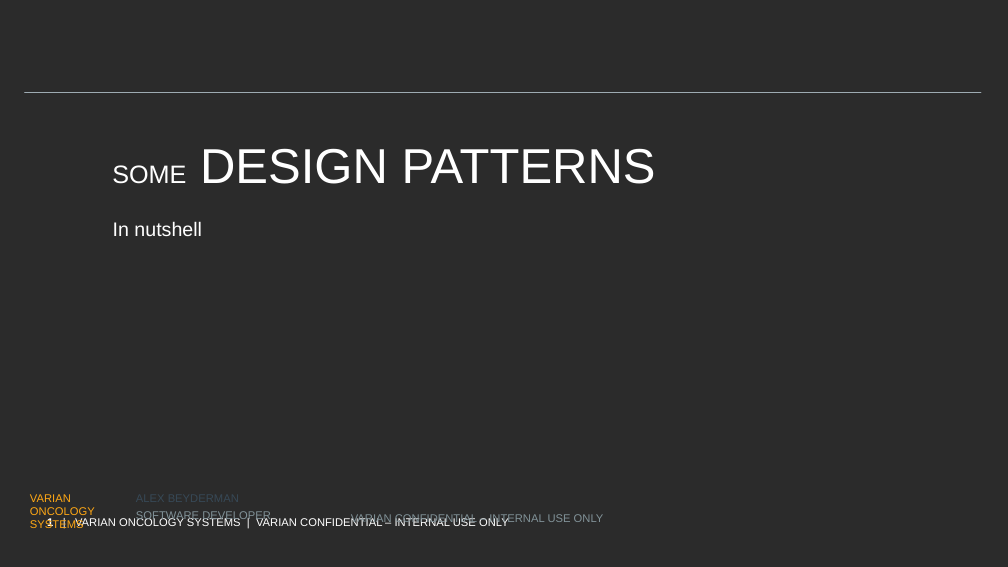
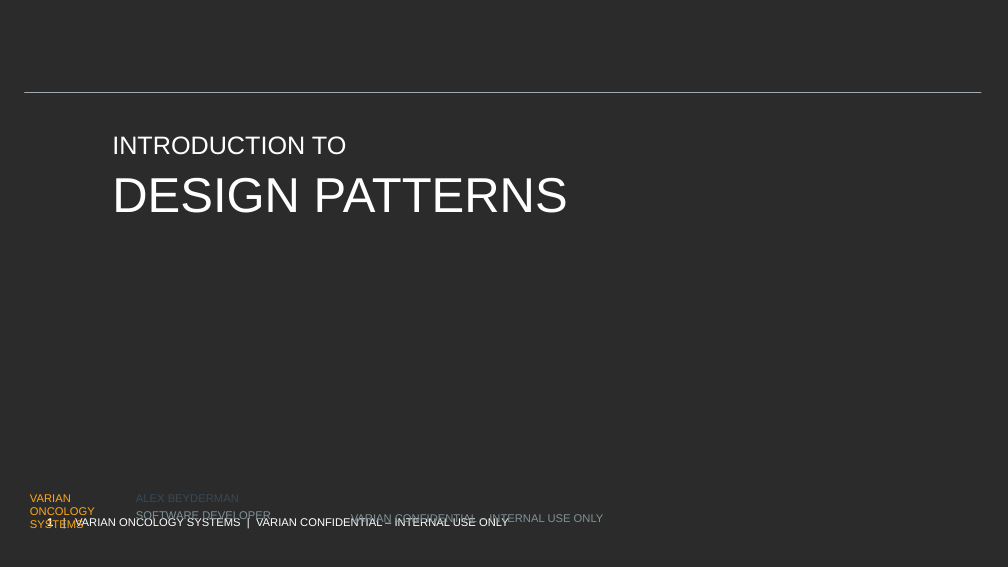
Before and after one commit to hguillou/Jan2017_DesignPatternsTraining, a slide deck: slide 1 of Documents/Design Patterns Presentation.pptx. Drawn at 1008x567 pixels with LibreOffice and Linux fonts; fonts in the diff are those of the drawing; background and template pictures are left out; a plain dark background stands for a picture behind light text. Boxes give left, top, right and bottom in pixels: in the first picture for what was removed or moved away, otherwise in the second. Text is boxed around its words. In the diff, an @@ line names an element or a change of style, - is before the commit and + after.

```diff
--- a/Documents/Design Patterns Presentation.pptx
+++ b/Documents/Design Patterns Presentation.pptx
@@ title at [112,136,568,213]: text changed; size 35 to 18 pt @@
-SOME DESIGN PATTERNS
+INTRODUCTION TO
+DESIGN PATTERNS
@@ text removed at [113,221,202,236] @@
-In nutshell
```
Also in this commit, not shown: 3 other slides changed, 1 slide added.
